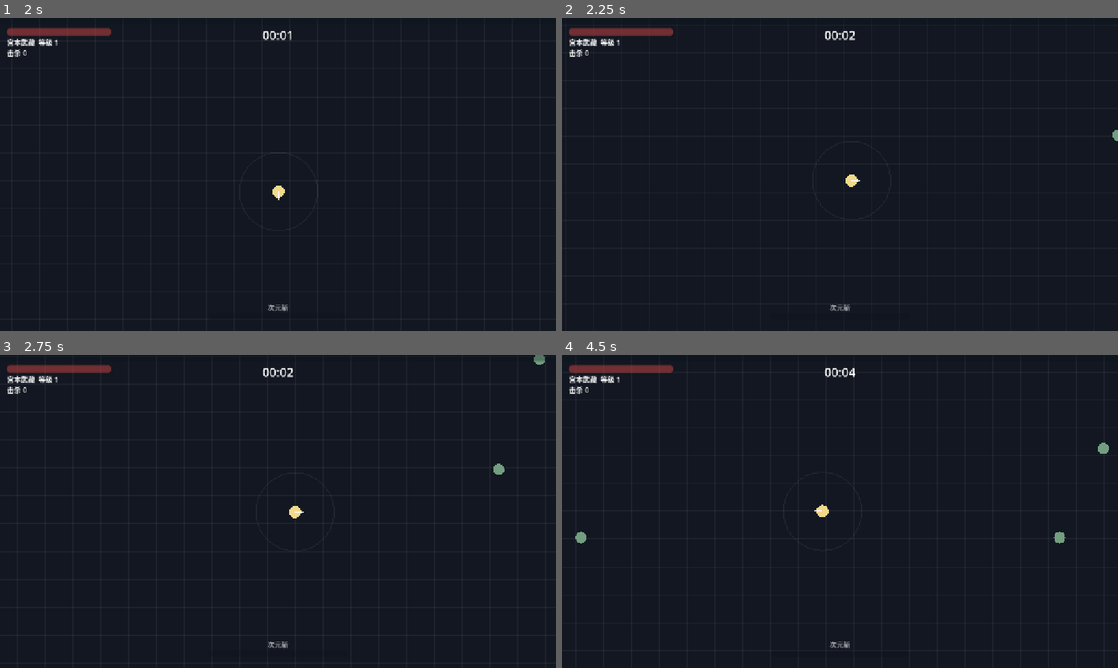
Above: before the commit, frames 1-4 (two rows, left to right).
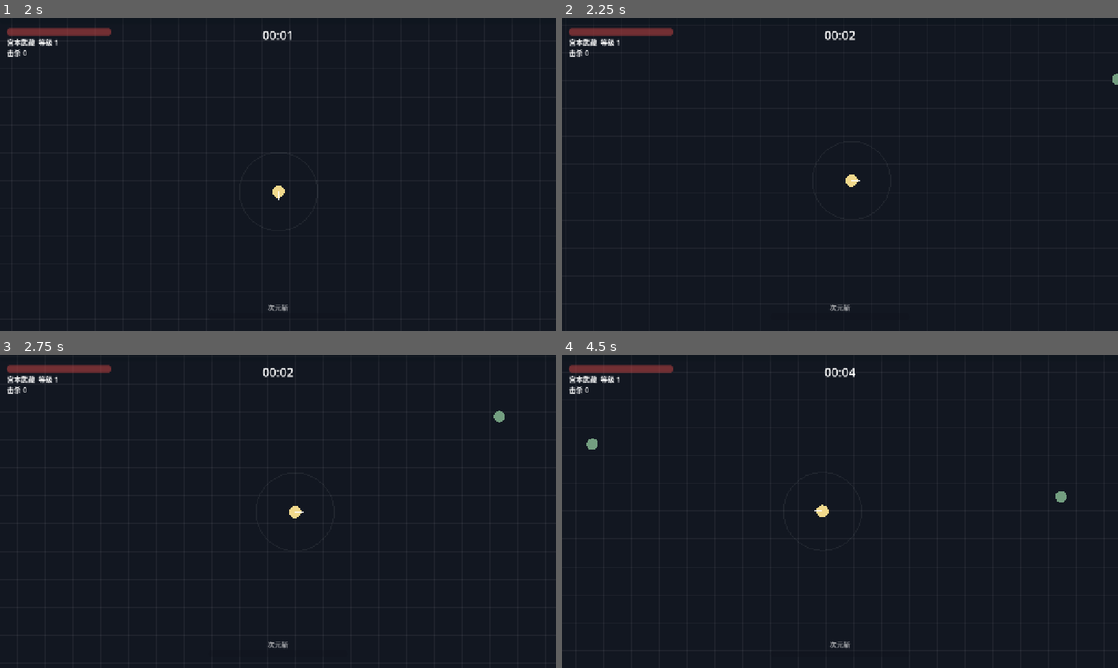
Above: after the commit, the same moments.

Repository: ZhangJunQiu-Alan/wuxian-lunhui
Game: Godot game, scene res://scenes/main.tscn
Two runs of this game, one before a commit and one after it. Both use one fixed random seed, a clock stepped at 60 frames per second and the inputs below.
Inputs:
- Up to frame 1 (2 s): tap Enter at 0.5 s; hold Right (ui_right) 0.53-1.28 s; tap 1 at 0.6 s; tap Space at 0.77, 1.25, 1.52 s; hold Down (ui_down) from 1.28 s (still down); tap 3 at 1.35 s
- Up to frame 2 (2.25 s): release Down (ui_down) at 2.03 s; hold Right (ui_right) from 2.03 s (still down); tap 1 at 2.1 s
- Up to frame 3 (2.75 s): keep holding Right (ui_right)
- Up to frame 4 (4.5 s): release Right (ui_right) at 2.78 s; hold Up (ui_up) 2.78-3.53 s; tap 3 at 2.85, 4.35 s; tap Space at 3.02, 3.77 s; hold Left (ui_left) from 3.53 s (still down); tap 1 at 3.6 s

Frame 1 is identical in both runs. In frame 2, less than 0.1% of the frame differs, in the area x 99-100%, y 17-40%; in frame 3, 0.2%; in frame 4, 0.3%, in the area x 2-99%, y 26-61%.

Commit message:
阶段 3：敌人扩充与刷怪节奏；攻击只在敌人进入范围时出手
- 新敌人：冰霜精魂（远程，保持距离发射冰锥）、霜巨人斥候（大体型、高血量、难推动）；狼改名冬狼
- 敌人互相推挤不再重叠：每帧重建空间网格，每个敌人只检查周围 9 格
- 精英怪：每 60 秒出现，金边、更大更肉，掉落金色大经验宝石
- 关卡刷怪表 LevelDB：按时间分阶段配置刷怪间隔与敌人权重，以及「狼群包围」等定时事件
- HUD 新增事件提示横幅
- 太刀和符文飞弹只在敌人进入攻击范围时出手，冷却保持就绪
- 兰陵王被动由「鬼面」（背刺在自动战斗中无法触发）改为「破阵」

Co-Authored-By: Claude Opus 5.5 <noreply@anthropic.com>

Diff:
--- /dev/null
+++ b/scripts/data/enemy_db.gd
@@ -0,0 +1,25 @@
+class_name EnemyDB
+## 敌人数据表
+##   hp/speed/damage/radius/xp/color  基础属性
+##   behavior  chase = 贴身追击（默认）；ranged = 保持距离射击
+##   mass      体重，越重越不容易被其他敌人挤开（默认 1）
+##   远程敌人额外字段：shoot_range 射程，shoot_cooldown 射击间隔，projectile_damage 子弹伤害
+
+const ALL := {
+	# ———— 篇章一 · 第 1 关「芬布尔之冬」————
+	"draugr": {"name": "尸鬼", "hp": 10.0, "speed": 70.0, "damage": 8.0, "radius": 13.0, "xp": 1,
+		"color": Color(0.45, 0.62, 0.5)},
+	"wolf": {"name": "冬狼", "hp": 6.0, "speed": 140.0, "damage": 5.0, "radius": 10.0, "xp": 1,
+		"color": Color(0.62, 0.62, 0.72), "mass": 0.7},
+	"ice_spirit": {"name": "冰霜精魂", "hp": 8.0, "speed": 85.0, "damage": 4.0, "radius": 11.0, "xp": 2,
+		"color": Color(0.55, 0.85, 1.0), "behavior": "ranged",
+		"shoot_range": 320.0, "shoot_cooldown": 2.5, "projectile_damage": 7.0},
+	"frost_giant": {"name": "霜巨人斥候", "hp": 50.0, "speed": 45.0, "damage": 18.0, "radius": 24.0, "xp": 6,
+		"color": Color(0.45, 0.55, 0.85), "mass": 4.0},
+}
+
+## 精英怪的属性倍率
+const ELITE_HP := 6.0
+const ELITE_SIZE := 1.4
+const ELITE_DAMAGE := 1.5
+const ELITE_XP := 15
--- /dev/null
+++ b/scripts/data/level_db.gd
@@ -0,0 +1,34 @@
+class_name LevelDB
+## 关卡数据：刷怪节奏、精英怪、定时事件。新关卡照着这个格式加
+##
+##   waves   刷怪阶段：从 from 秒开始生效，interval 是刷怪间隔，weights 是各敌人的出现权重
+##   elite_* 精英怪：从 elite_from 秒开始，每 elite_every 秒出现一只，
+##           从 elite_pool 里挑当前阶段已经出现的敌人种类
+##   events  定时事件：ring = 在玩家周围刷出一圈敌人
+
+const NORSE_1 := {
+	"name": "芬布尔之冬",
+	"hp_growth": 180.0,   # 每过这么多秒，敌人血量多 100%
+	"max_enemies": 350,   # 同时存在的敌人上限，防止卡顿
+	"waves": [
+		{"from": 0, "interval": 1.2, "weights": {"draugr": 1}},
+		{"from": 30, "interval": 0.9, "weights": {"draugr": 3, "wolf": 2}},
+		{"from": 90, "interval": 0.7, "weights": {"draugr": 3, "wolf": 2, "ice_spirit": 1}},
+		{"from": 180, "interval": 0.55, "weights": {"draugr": 3, "wolf": 2, "ice_spirit": 2, "frost_giant": 1}},
+		{"from": 300, "interval": 0.45, "weights": {"draugr": 2, "wolf": 3, "ice_spirit": 2, "frost_giant": 1}},
+		{"from": 480, "interval": 0.35, "weights": {"draugr": 3, "wolf": 3, "ice_spirit": 2, "frost_giant": 1}},
+		{"from": 660, "interval": 0.28, "weights": {"draugr": 3, "wolf": 3, "ice_spirit": 3, "frost_giant": 1}},
+	],
+	"elite_from": 60.0,
+	"elite_every": 60.0,
+	"elite_pool": ["draugr", "ice_spirit", "frost_giant"],
+	# Boss 登场时间（阶段 5 实现）：05:00 斯库尔、10:00 哈提、14:00 赫列姆
+	"events": [
+		{"time": 75.0, "type": "ring", "enemy": "wolf", "count": 12, "text": "狼群包围！"},
+		{"time": 200.0, "type": "ring", "enemy": "draugr", "count": 20, "text": "亡者从墓丘中爬出！"},
+		{"time": 270.0, "type": "ring", "enemy": "wolf", "count": 20, "text": "狼群包围！"},
+		{"time": 420.0, "type": "ring", "enemy": "frost_giant", "count": 8, "text": "霜巨人的先锋到了！"},
+		{"time": 570.0, "type": "ring", "enemy": "wolf", "count": 30, "text": "狼群包围！"},
+		{"time": 720.0, "type": "ring", "enemy": "ice_spirit", "count": 24, "text": "暴风雪中浮现出无数精魂！"},
+	],
+}
--- a/scripts/entities/enemy.gd
+++ b/scripts/entities/enemy.gd
@@ -1,21 +1,48 @@
 class_name Enemy
 extends Area2D
-## 敌人：追着玩家走，碰到就造成伤害，死亡掉落经验宝石
+## 敌人：按行为追击或远程射击，彼此推挤不重叠，死亡掉落经验宝石
 
 signal killed(enemy: Enemy)
 
+const GRID_CELL := 48.0  # 推挤用的网格大小，要不小于两个普通敌人的半径之和
+
+## 网格坐标 -> 该格里的敌人。每个物理帧由 game.gd 重建一次，
+## 这样每个敌人只需要检查周围 9 个格子，而不是所有敌人
+static var _grid := {}
+
 var display_name := ""
+var behavior := "chase"
 var max_hp := 20.0
 var hp := 20.0
 var speed := 80.0
 var contact_damage := 8.0
 var radius := 12.0
+var mass := 1.0
 var xp_value := 1
 var color := Color.WHITE
+var is_elite := false
 var target: Player
+
+# 远程敌人
+var shoot_range := 0.0
+var shoot_cooldown := 0.0
+var projectile_damage := 0.0
+var _shoot_timer := 0.0
+
 var _flash_time := 0.0
 var _frozen_time := 0.0  # 被定住的剩余时间（次元斩、时间暂停）
 var _dead := false
+
+
+static func rebuild_grid(tree: SceneTree) -> void:
+	_grid.clear()
+	for node in tree.get_nodes_in_group("enemies"):
+		var enemy := node as Enemy
+		var cell := Vector2i((enemy.global_position / GRID_CELL).floor())
+		if _grid.has(cell):
+			_grid[cell].append(enemy)
+		else:
+			_grid[cell] = [enemy]
 
 
 ## 对一个圆形范围内的所有敌人造成伤害（落雷、火焰等范围技能共用）
@@ -26,16 +53,32 @@
 			enemy.take_damage(amount)
 
 
-## 用数据表里的一行来初始化，hp_scale 让后期的怪更肉
-func setup(data: Dictionary, hp_scale: float) -> void:
+## 用数据表里的一行来初始化。hp_scale 让后期的怪更肉，elite 表示精英怪
+func setup(data: Dictionary, hp_scale: float, elite: bool = false) -> void:
 	display_name = data.name
+	behavior = data.get("behavior", "chase")
 	max_hp = data.hp * hp_scale
-	hp = max_hp
 	speed = data.speed
 	contact_damage = data.damage
 	radius = data.radius
+	mass = data.get("mass", 1.0)
 	xp_value = data.xp
 	color = data.color
+	shoot_range = data.get("shoot_range", 0.0)
+	shoot_cooldown = data.get("shoot_cooldown", 0.0)
+	projectile_damage = data.get("projectile_damage", 0.0)
+	_shoot_timer = shoot_cooldown * randf()  # 错开射击时机，避免同时开火
+
+	if elite:
+		is_elite = true
+		display_name = "精英" + display_name
+		max_hp *= EnemyDB.ELITE_HP
+		radius *= EnemyDB.ELITE_SIZE
+		contact_damage *= EnemyDB.ELITE_DAMAGE
+		projectile_damage *= EnemyDB.ELITE_DAMAGE
+		mass *= 3.0
+		xp_value = EnemyDB.ELITE_XP
+	hp = max_hp
 
 
 func _ready() -> void:
@@ -52,23 +95,61 @@
 
 
 func _physics_process(delta: float) -> void:
+	if _flash_time > 0.0:
+		_flash_time -= delta
+		queue_redraw()
 	if not is_instance_valid(target):
 		return
-	if _frozen_time > 0.0:  # 被定住时不移动、不造成伤害
+	if _frozen_time > 0.0:  # 被定住时不移动、不攻击
 		_frozen_time -= delta
 		if _frozen_time <= 0.0:
 			queue_redraw()
 		return
+
 	var to_target := target.global_position - global_position
 	var dist := to_target.length()
-	if dist > 1.0:
-		position += to_target / dist * speed * delta
+	var dir := to_target / dist if dist > 0.01 else Vector2.ZERO
+
+	var move := dir
+	if behavior == "ranged":
+		move = _ranged_move(dir, dist, delta)
+	position += move * speed * delta + _separation()
+
 	if dist < radius + Player.RADIUS:
 		target.take_damage(contact_damage)
 
-	if _flash_time > 0.0:
-		_flash_time -= delta
-		queue_redraw()
+
+## 远程敌人：太远就靠近，太近就后退，在射程内定时射击
+func _ranged_move(dir: Vector2, dist: float, delta: float) -> Vector2:
+	if dist <= shoot_range:
+		_shoot_timer -= delta
+		if _shoot_timer <= 0.0:
+			_shoot_timer = shoot_cooldown
+			EnemyProjectile.spawn(get_parent(), global_position, dir, projectile_damage)
+	if dist > shoot_range * 0.9:
+		return dir
+	if dist < shoot_range * 0.6:
+		return -dir
+	return Vector2.ZERO
+
+
+## 推挤：和周围重叠的敌人互相推开，越重的越不容易被推动
+func _separation() -> Vector2:
+	var push := Vector2.ZERO
+	var cell := Vector2i((global_position / GRID_CELL).floor())
+	for x in range(cell.x - 1, cell.x + 2):
+		for y in range(cell.y - 1, cell.y + 2):
+			for other: Enemy in _grid.get(Vector2i(x, y), []):
+				if other == self:
+					continue
+				var offset := global_position - other.global_position
+				var overlap := radius + other.radius - offset.length()
+				if overlap <= 0.0:
+					continue
+				if offset == Vector2.ZERO:
+					offset = Vector2.from_angle(randf() * TAU)
+				push += offset.normalized() * overlap * other.mass / (mass + other.mass)
+	return push * 0.5  # 每帧只推一半，移动更平滑
 
 
 func freeze(duration: float) -> void:
@@ -90,6 +171,7 @@
 	_dead = true
 	var gem := XpGem.new()
 	gem.value = xp_value
+	gem.big = is_elite
 	gem.player = target
 	gem.position = position
 	# 在物理回调中不能直接加碰撞体相关节点，所以用 call_deferred 延迟到帧末
@@ -104,4 +186,8 @@
 		c = Color.WHITE
 	elif _frozen_time > 0.0:
 		c = color.lerp(Color(0.6, 0.7, 1.0), 0.5)  # 被定住时偏蓝
+	if is_elite:
+		draw_circle(Vector2.ZERO, radius + 4.0, Color(1.0, 0.8, 0.3, 0.9))  # 精英怪带金边
 	draw_circle(Vector2.ZERO, radius, c)
+	if behavior == "ranged":
+		draw_circle(Vector2.ZERO, radius * 0.45, Color(1, 1, 1, 0.8))  # 远程敌人中间有个亮核
--- /dev/null
+++ b/scripts/entities/enemy_projectile.gd
@@ -0,0 +1,42 @@
+class_name EnemyProjectile
+extends Node2D
+## 敌人发射的子弹（冰锥）：直线飞行，碰到玩家造成伤害
+
+const SPEED := 230.0
+const LIFETIME := 4.0
+const HIT_RADIUS := 6.0
+
+var direction := Vector2.RIGHT
+var damage := 5.0
+var _life := LIFETIME
+var _player: Player
+
+
+static func spawn(parent: Node, pos: Vector2, dir: Vector2, dmg: float) -> void:
+	var p := EnemyProjectile.new()
+	p.position = pos
+	p.direction = dir
+	p.damage = dmg
+	parent.add_child(p)
+
+
+func _ready() -> void:
+	add_to_group("enemy_projectiles")
+	rotation = direction.angle()
+	_player = get_tree().get_first_node_in_group("player") as Player
+
+
+func _physics_process(delta: float) -> void:
+	position += direction * SPEED * delta
+	_life -= delta
+	if _life <= 0.0 or not is_instance_valid(_player):
+		queue_free()
+		return
+	if global_position.distance_to(_player.global_position) < Player.RADIUS + HIT_RADIUS:
+		_player.take_damage(damage)
+		queue_free()
+
+
+func _draw() -> void:
+	var pts := PackedVector2Array([Vector2(9, 0), Vector2(-3, 4), Vector2(-7, 0), Vector2(-3, -4)])
+	draw_colored_polygon(pts, Color(0.7, 0.92, 1.0))
--- a/scripts/entities/xp_gem.gd
+++ b/scripts/entities/xp_gem.gd
@@ -5,6 +5,7 @@
 const FLY_SPEED := 450.0
 
 var value := 1
+var big := false  # 精英怪掉落的大宝石
 var player: Player
 var _attracted := false
 
@@ -23,5 +24,8 @@
 
 
 func _draw() -> void:
+	var s := 2.0 if big else 1.0
 	var pts := PackedVector2Array([Vector2(0, -6), Vector2(4, 0), Vector2(0, 6), Vector2(-4, 0)])
-	draw_colored_polygon(pts, Color(0.4, 0.85, 1.0))
+	for i in pts.size():
+		pts[i] *= s
+	draw_colored_polygon(pts, Color(1.0, 0.8, 0.3) if big else Color(0.4, 0.85, 1.0))
--- a/scripts/game.gd
+++ b/scripts/game.gd
@@ -5,18 +5,17 @@
 const GRID_SIZE := 64.0
 const GRID_COLOR := Color(1, 1, 1, 0.05)
 
-# 敌人数据表。以后会挪到独立的数据文件里，现在先放这里方便理解
-const ENEMY_TYPES := {
-	"draugr": {"name": "尸鬼", "hp": 10.0, "speed": 70.0, "damage": 8.0, "radius": 13.0, "xp": 1, "color": Color(0.45, 0.62, 0.5)},
-	"wolf": {"name": "狼", "hp": 6.0, "speed": 140.0, "damage": 5.0, "radius": 10.0, "xp": 1, "color": Color(0.62, 0.62, 0.72)},
-}
+const RING_RADIUS := 450.0     # 包围事件里那一圈敌人离玩家的距离
 
 var player: Player
 var hud: Hud
 var level_up_panel: LevelUpPanel
 var elapsed := 0.0
 var kills := 0
+var level_data: Dictionary = LevelDB.NORSE_1
 var _spawn_timer := 0.0
+var _next_event := 0  # 下一个要触发的定时事件序号
+var _next_elite_time := 0.0
 var _pending_level_ups := 0  # 一次吃到很多经验可能连升几级，逐个弹出选择
 
 
@@ -39,34 +38,84 @@
 	add_child(level_up_panel)
 	level_up_panel.chosen.connect(_on_upgrade_chosen)
 
+	process_physics_priority = -10  # 让推挤网格在所有敌人移动之前重建
+	_next_elite_time = level_data.elite_from
+
 
 func _process(delta: float) -> void:
 	elapsed += delta
+	var wave := _current_wave()
 	_spawn_timer -= delta
 	if _spawn_timer <= 0.0:
-		_spawn_timer = _spawn_interval()
-		_spawn_enemy()
+		_spawn_timer = wave.interval
+		if get_tree().get_node_count_in_group("enemies") < level_data.max_enemies:
+			_spawn_enemy(_pick_weighted(wave.weights), _random_spawn_position())
+	_update_elites(wave)
+	_update_events()
 	hud.set_stats(elapsed, kills)
 	queue_redraw()  # 背景网格跟着玩家重画
 
 
-## 刷怪间隔随时间缩短：开局 1.2 秒一只，约 2.5 分钟后到达下限 0.2 秒
-func _spawn_interval() -> float:
-	return maxf(0.2, 1.2 - elapsed / 150.0)
+func _physics_process(_delta: float) -> void:
+	Enemy.rebuild_grid(get_tree())
 
 
-func _spawn_enemy() -> void:
-	var type_id := "draugr"
-	if elapsed > 30.0 and randf() < 0.4:
-		type_id = "wolf"
+## 当前时间对应的刷怪阶段
+func _current_wave() -> Dictionary:
+	var current: Dictionary = level_data.waves[0]
+	for wave: Dictionary in level_data.waves:
+		if elapsed >= wave.from:
+			current = wave
+	return current
 
+
+## 按权重随机挑一种敌人，例如 {"draugr": 3, "wolf": 1} 有 75% 是尸鬼
+func _pick_weighted(weights: Dictionary) -> String:
+	var total := 0.0
+	for w in weights.values():
+		total += w
+	var roll := randf() * total
+	for id: String in weights:
+		roll -= weights[id]
+		if roll <= 0.0:
+			return id
+	return weights.keys()[0]
+
+
+func _random_spawn_position() -> Vector2:
+	return player.position + Vector2.from_angle(randf() * TAU) * SPAWN_DISTANCE
+
+
+func _update_elites(wave: Dictionary) -> void:
+	if elapsed < _next_elite_time:
+		return
+	_next_elite_time += level_data.elite_every
+	var pool: Array = level_data.elite_pool.filter(func(id: String) -> bool: return wave.weights.has(id))
+	if pool.is_empty():
+		return
+	var enemy := _spawn_enemy(pool.pick_random(), _random_spawn_position(), true)
+	hud.announce("%s 出现了！" % enemy.display_name)
+
+
+func _update_events() -> void:
+	while _next_event < level_data.events.size() and elapsed >= level_data.events[_next_event].time:
+		var event: Dictionary = level_data.events[_next_event]
+		_next_event += 1
+		if event.type == "ring":
+			for i in event.count:
+				var angle: float = TAU * i / event.count
+				_spawn_enemy(event.enemy, player.position + Vector2.from_angle(angle) * RING_RADIUS)
+		hud.announce(event.text)
+
+
+func _spawn_enemy(type_id: String, pos: Vector2, elite: bool = false) -> Enemy:
 	var enemy := Enemy.new()
-	enemy.setup(ENEMY_TYPES[type_id], 1.0 + elapsed / 180.0)  # 血量随时间变强
+	enemy.setup(EnemyDB.ALL[type_id], 1.0 + elapsed / level_data.hp_growth, elite)
 	enemy.target = player
-	var angle := randf() * TAU
-	enemy.position = player.position + Vector2.from_angle(angle) * SPAWN_DISTANCE
+	enemy.position = pos
 	enemy.killed.connect(_on_enemy_killed)
 	add_child(enemy)
+	return enemy
 
 
 func _on_enemy_killed(_enemy: Enemy) -> void:
--- a/scripts/skills/rune_bolt.gd
+++ b/scripts/skills/rune_bolt.gd
@@ -1,6 +1,8 @@
 class_name RuneBolt
 extends Node2D
-## 奥丁·符文飞弹：每隔一段时间向最近的几个敌人各发射一枚飞弹
+## 奥丁·符文飞弹：每隔一段时间向射程内最近的几个敌人各发射一枚飞弹
+
+const RANGE := 600.0  # 射程：约等于半个屏幕宽，敌人进入射程才会发射
 
 var cooldown := 0.8
 var damage := 12.0
@@ -35,9 +37,10 @@
 		get_tree().current_scene.add_child(p)
 
 
-func _find_nearest_enemies(n: int) -> Array[Node]:
-	var enemies := get_tree().get_nodes_in_group("enemies")
+func _find_nearest_enemies(n: int) -> Array:
 	var origin := global_position
+	var enemies := get_tree().get_nodes_in_group("enemies").filter(func(e: Node2D) -> bool:
+		return e.global_position.distance_to(origin) <= RANGE)
 	enemies.sort_custom(func(a: Node2D, b: Node2D) -> bool:
 		return a.global_position.distance_squared_to(origin) < b.global_position.distance_squared_to(origin))
 	return enemies.slice(0, n)
--- a/scripts/ui/hud.gd
+++ b/scripts/ui/hud.gd
@@ -10,6 +10,7 @@
 var _faith_box: VBoxContainer
 var _ult_bar: ProgressBar
 var _ult_label: Label
+var _announce: Label
 var _game_over: Control
 var _result_label: Label
 
@@ -63,6 +64,16 @@
 	_ult_label.horizontal_alignment = HORIZONTAL_ALIGNMENT_CENTER
 	add_child(_ult_label)
 
+	# 屏幕上方的事件提示，例如「狼群包围！」
+	_announce = Label.new()
+	_announce.set_anchors_and_offsets_preset(Control.PRESET_TOP_WIDE)
+	_announce.offset_top = 70
+	_announce.offset_bottom = 110
+	_announce.horizontal_alignment = HORIZONTAL_ALIGNMENT_CENTER
+	_announce.add_theme_font_size_override("font_size", 26)
+	_announce.modulate = Color(1.0, 0.75, 0.4, 0.0)
+	add_child(_announce)
+
 	_build_game_over()
 
 
@@ -91,6 +102,16 @@
 	_ult_bar.modulate = Color(1.0, 0.85, 0.3) if is_full else Color(0.55, 0.65, 1.0)
 	_ult_label.text = "次元斩 已就绪  [空格]" if is_full else "次元斩"
 	_ult_label.modulate = Color(1.0, 0.85, 0.3) if is_full else Color(1, 1, 1, 0.6)
+
+
+
+## 在屏幕上方显示一行提示，停留一会儿后淡出
+func announce(text: String) -> void:
+	_announce.text = text
+	var tween := create_tween()
+	tween.tween_property(_announce, "modulate:a", 1.0, 0.2)
+	tween.tween_interval(2.0)
+	tween.tween_property(_announce, "modulate:a", 0.0, 0.6)
 
 
 ## 左侧显示每位已信仰神明的信仰值，例如「托尔 ■■■□□」
--- a/scripts/weapons/katana.gd
+++ b/scripts/weapons/katana.gd
@@ -28,13 +28,18 @@
 	_timer -= delta
 	if _timer > 0.0:
 		return
+	var enemies := get_tree().get_nodes_in_group("enemies")
+	var target := _nearest_in_reach(enemies)
+	if target == null:
+		return  # 攻击范围内没有敌人就不出刀，冷却保持就绪，敌人一进入范围立刻出刀
 	_timer = cooldown * player.cooldown_mult
-	_slash()
+	_slash(enemies, target)
 
 
-func _slash() -> void:
-	var enemies := get_tree().get_nodes_in_group("enemies")
-	var aim := _aim_direction(enemies)
+func _slash(enemies: Array[Node], target: Enemy) -> void:
+	var aim := global_position.direction_to(target.global_position)
+	if aim == Vector2.ZERO:
+		aim = player.facing
 	# 宫本武藏的被动「二天一流」：每第 4 刀变为双刀斩，前后同时斩击，伤害翻倍
 	_slash_count += 1
 	_niten = _slash_count % 4 == 0
@@ -55,17 +60,17 @@
 				break
 
 
-## 自动瞄准：攻击范围附近有敌人就砍最近的那个，否则朝移动方向砍
-func _aim_direction(enemies: Array[Node]) -> Vector2:
-	var best := (reach * 1.5) ** 2
-	var aim := player.facing
+## 找攻击范围内最近的敌人，没有就返回 null
+func _nearest_in_reach(enemies: Array[Node]) -> Enemy:
+	var nearest: Enemy = null
+	var best := INF
 	for node in enemies:
-		var offset := (node as Node2D).global_position - global_position
-		var d := offset.length_squared()
-		if d < best and d > 0.0:
+		var enemy := node as Enemy
+		var d := enemy.global_position.distance_to(global_position) - enemy.radius
+		if d <= reach and d < best:
 			best = d
-			aim = offset.normalized()
-	return aim
+			nearest = enemy
+	return nearest
 
 
 func _draw() -> void:
Not shown, added: scripts/data/enemy_db.gd.uid
Not shown, added: scripts/data/level_db.gd.uid
Not shown, added: scripts/entities/enemy_projectile.gd.uid
Not shown, changed: docs/开发路线图.md
Not shown, changed: docs/角色设定.md
